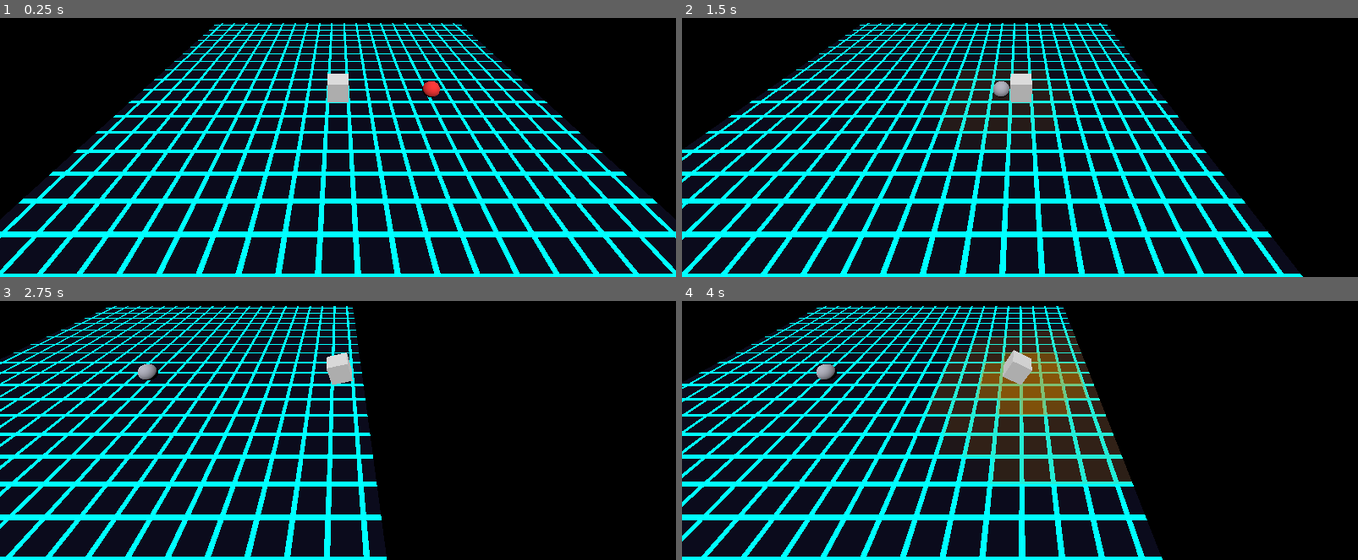
Above: before the commit, frames 1-4 (two rows, left to right).
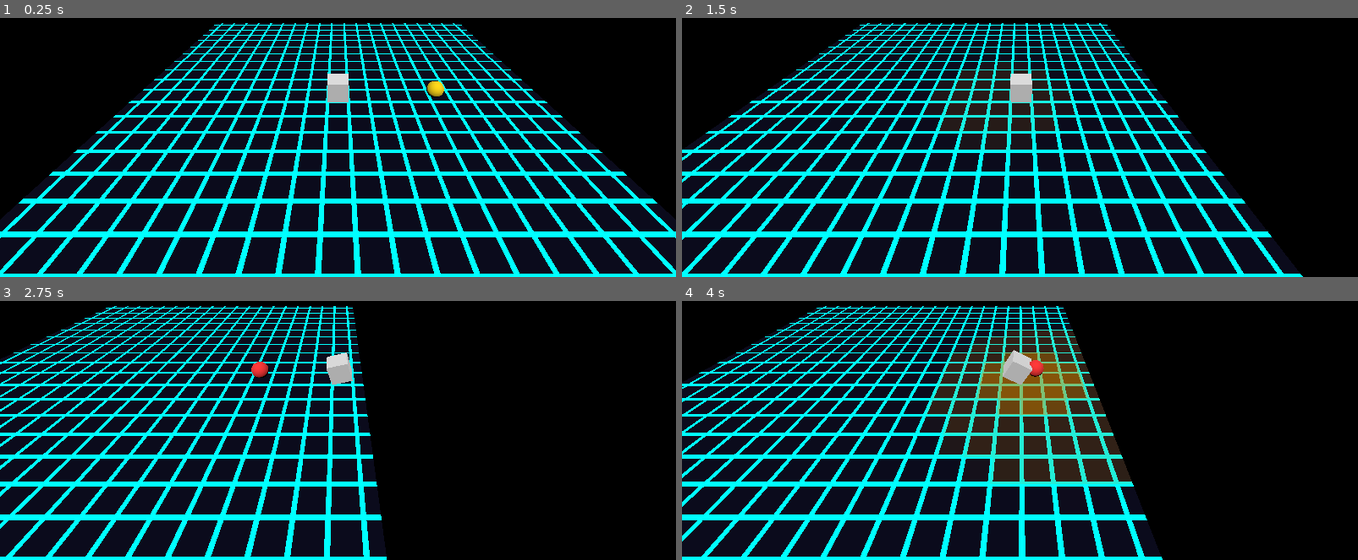
Above: after the commit, the same moments.

Repository: StevenLong/cube
Game: Godot game, scene res://main.tscn
Two runs of this game, one before a commit and one after it. Both use one fixed random seed, a clock stepped at 60 frames per second and the inputs below.
Inputs:
- Up to frame 1 (0.25 s): no input
- Up to frame 2 (1.5 s): hold Right (move_right) 0.53-1.28 s; tap F (camera_tilt_down) at 0.6 s; hold C (extend_depth_back) from 1.28 s (still down); tap R (camera_tilt_up) at 1.35 s
- Up to frame 3 (2.75 s): release C (extend_depth_back) at 2.03 s; hold Right (move_right) from 2.03 s (still down); hold Space (dodge) from 2.03 s (still down)
- Up to frame 4 (4 s): release Right (move_right) at 2.78 s; release Space (dodge) at 2.78 s; hold Q (extend_depth_fwd) 2.78-3.53 s; tap E (extend) at 2.85 s; hold Left (move_left) from 3.53 s (still down); hold Shift (sprint) from 3.53 s (still down)

The runs differ from the first frame. In frame 1, 0.2% of the frame differs, in the area x 62-66%, y 24-31%; in frame 2, 0.1%; in frame 3, 0.3%, in the area x 20-40%, y 23-31%; in frame 4, 0.3%.

Commit message:
Detection state machine: patrol, suspicious, pursuit with speed tiers

Diff:
--- a/enemy_sphere.gd
+++ b/enemy_sphere.gd
@@ -1,8 +1,17 @@
 extends Node3D
 
-const COLOR_IDLE := Color(0.7, 0.7, 0.75)
-const COLOR_DETECT := Color(1.0, 0.2, 0.2)
+const COLOR_PATROL := Color(0.7, 0.7, 0.75)
+const COLOR_SUSPICIOUS := Color(1.0, 0.85, 0.0)
+const COLOR_PURSUIT := Color(1.0, 0.2, 0.2)
+
 const ARRIVE_THRESHOLD := 0.05
+const CONFIRM_DURATION := 0.5
+const SUSPICIOUS_TIMEOUT := 2.0
+const PURSUIT_LOSE_TIMEOUT := 1.5
+const PURSUIT_SPEED_MULT := 1.5
+const SUSPICIOUS_SPEED_MULT := 0.5
+
+enum State { PATROL, SUSPICIOUS, PURSUIT }
 
 @export var waypoints: Array[Vector3] = [
 	Vector3(5, 0.4, 0),
@@ -11,7 +20,12 @@
 @export var speed: float = 2.0
 
 var _target_idx := 0
+var _state: State = State.PATROL
+var _state_timer := 0.0
+var _confirm_timer := 0.0
+var _last_seen_pos := Vector3.ZERO
 var _material: StandardMaterial3D
+var _player: Node3D
 
 @onready var _ray: RayCast3D = $RayCast3D
 @onready var _mesh: MeshInstance3D = $MeshInstance3D
@@ -20,18 +34,95 @@
 func _ready() -> void:
 	_material = (_mesh.get_surface_override_material(0) as StandardMaterial3D).duplicate()
 	_mesh.set_surface_override_material(0, _material)
+	_player = get_node("../Player")
 
 
 func _process(delta: float) -> void:
-	if waypoints.size() >= 2:
-		var target: Vector3 = waypoints[_target_idx]
-		var to_target := target - position
-		var distance := to_target.length()
-		if distance < ARRIVE_THRESHOLD:
-			_target_idx = (_target_idx + 1) % waypoints.size()
-		else:
-			var step := minf(speed * delta, distance)
-			position += to_target / distance * step
-			look_at(target, Vector3.UP)
+	var seeing := _ray.is_colliding()
+	if seeing:
+		_last_seen_pos = _player.position
 
-	_material.albedo_color = COLOR_DETECT if _ray.is_colliding() else COLOR_IDLE
+	match _state:
+		State.PATROL:
+			_patrol(delta)
+			if seeing:
+				_enter_state(State.SUSPICIOUS)
+		State.SUSPICIOUS:
+			_state_timer += delta
+			if seeing:
+				_confirm_timer += delta
+				if _confirm_timer >= CONFIRM_DURATION:
+					_enter_state(State.PURSUIT)
+			else:
+				_confirm_timer = 0.0
+			if _state == State.SUSPICIOUS and _state_timer >= SUSPICIOUS_TIMEOUT:
+				_enter_state(State.PATROL)
+			_creep(delta)
+		State.PURSUIT:
+			_pursue(delta)
+			if seeing:
+				_state_timer = 0.0
+			else:
+				_state_timer += delta
+				if _state_timer >= PURSUIT_LOSE_TIMEOUT:
+					_enter_state(State.SUSPICIOUS)
+
+	_material.albedo_color = _state_color()
+
+
+func _patrol(delta: float) -> void:
+	if waypoints.size() < 2:
+		return
+	var target: Vector3 = waypoints[_target_idx]
+	var to_target := target - position
+	var distance := to_target.length()
+	if distance < ARRIVE_THRESHOLD:
+		_target_idx = (_target_idx + 1) % waypoints.size()
+	else:
+		var step := minf(speed * delta, distance)
+		position += to_target / distance * step
+		look_at(target, Vector3.UP)
+
+
+func _creep(delta: float) -> void:
+	var to_target := _last_seen_pos - position
+	var distance := to_target.length()
+	if distance > ARRIVE_THRESHOLD:
+		var step := minf(speed * SUSPICIOUS_SPEED_MULT * delta, distance)
+		position += to_target / distance * step
+		look_at(_last_seen_pos, Vector3.UP)
+
+
+func _pursue(delta: float) -> void:
+	var to_player := _player.position - position
+	var distance := to_player.length()
+	if distance > ARRIVE_THRESHOLD:
+		var step := minf(speed * PURSUIT_SPEED_MULT * delta, distance)
+		position += to_player / distance * step
+		look_at(_player.position, Vector3.UP)
+
+
+func _enter_state(new_state: State) -> void:
+	_state = new_state
+	_state_timer = 0.0
+	_confirm_timer = 0.0
+	if new_state == State.PATROL:
+		_target_idx = _closest_waypoint_idx()
+
+
+func _closest_waypoint_idx() -> int:
+	var best_idx := 0
+	var best_dist := INF
+	for i in waypoints.size():
+		var d: float = (waypoints[i] - position).length_squared()
+		if d < best_dist:
+			best_dist = d
+			best_idx = i
+	return best_idx
+
+
+func _state_color() -> Color:
+	match _state:
+		State.SUSPICIOUS: return COLOR_SUSPICIOUS
+		State.PURSUIT: return COLOR_PURSUIT
+		_: return COLOR_PATROL
